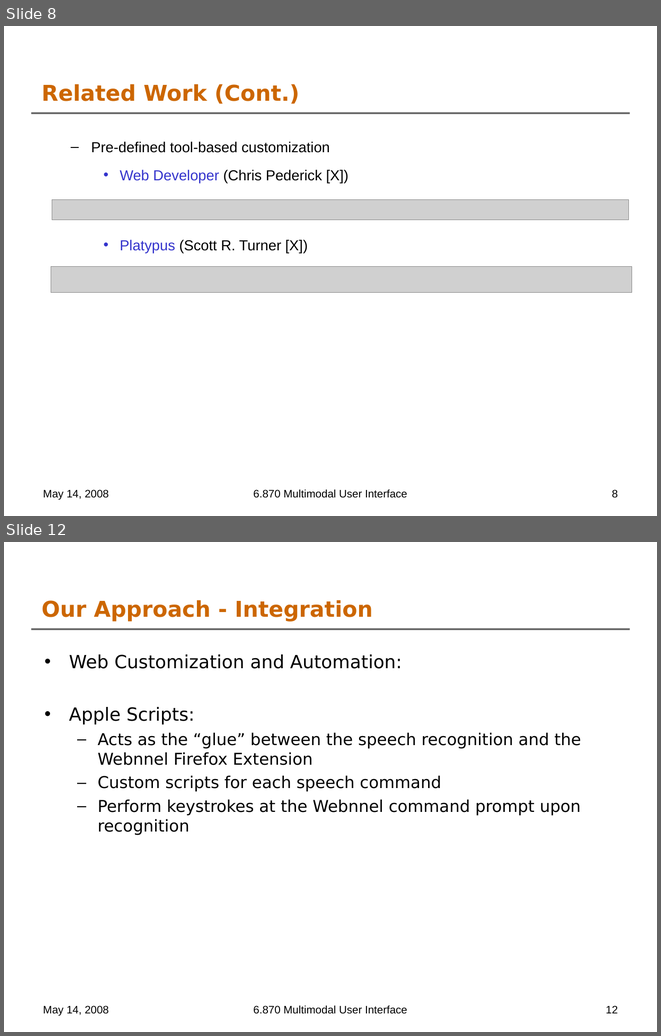
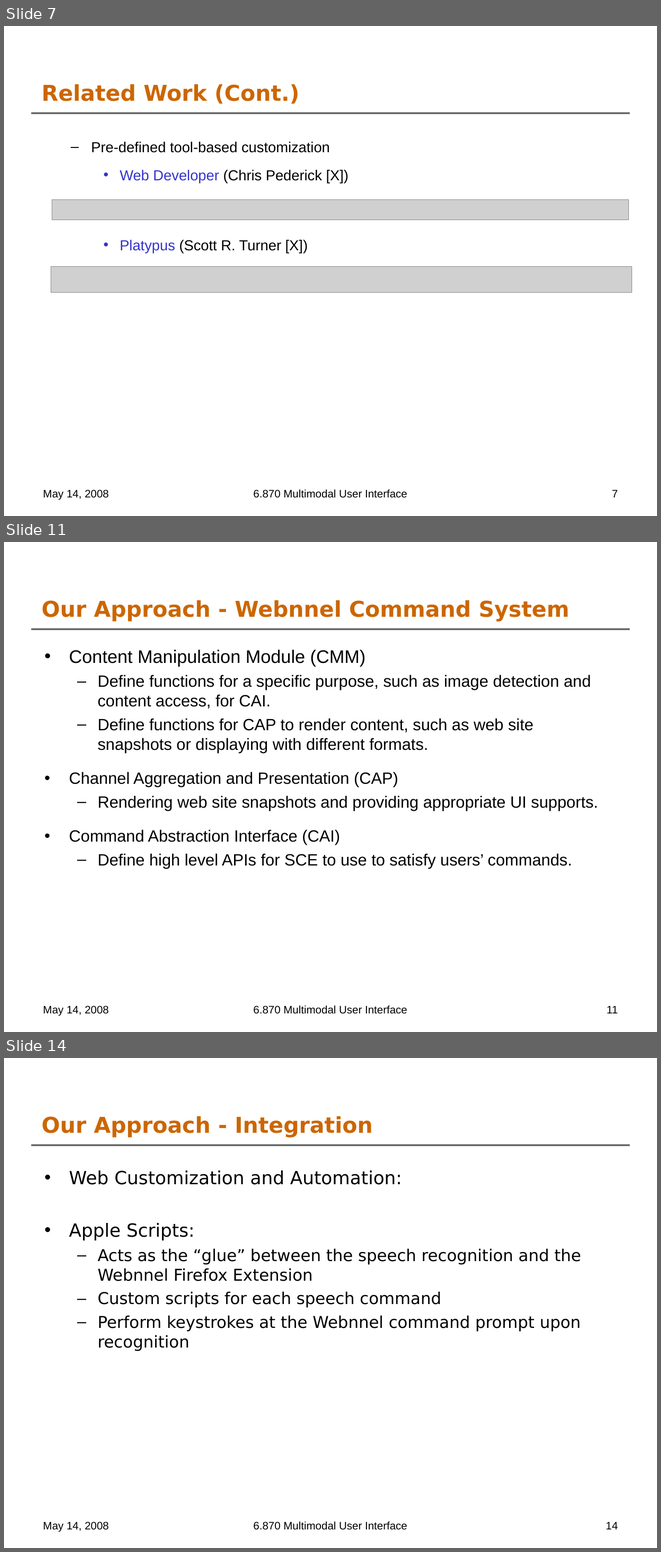
Before and after one commit to oshanis/webnnel, a slide deck: docs/6.870 Final Project Presentation.ppt. Shown one above the other, each under a label of ours: slides 8 and 12 before the commit, slides 7, 11 and 14 after it; the slides between them are not shown. The pictures are 661x1036 and 661x1552 pixels, drawn with LibreOffice and Linux fonts; fonts in the diff are those of the drawing; grey boxes stand for pictures; background and template pictures are left out. Boxes give left, top, right and bottom in pixels: in the first picture for what was removed or moved away, otherwise in the second. Text is boxed around its words. In the diff, an @@ line names an element or a change of style, - is before the commit and + after.

```diff
--- a/docs/6.870 Final Project Presentation.ppt
+++ b/docs/6.870 Final Project Presentation.ppt
@@ slide 11 added at (4, 542, 657, 1032), background #FFFFFF; not listed: 1 template element that a slide beside it also shows @@
@@ title added at (42, 600, 570, 622), 24 pt, text #CC6600, bold @@
+Our Approach - Webnnel Command System
@@ text added at (69, 650, 598, 868), 18 pt, text #000000 @@
+• Content Manipulation Module (CMM)
+  – Define functions for a specific purpose, such as image detection and content access, for CAI.
+  – Define functions for CAP to render content, such as web site snapshots or displaying with different formats.
+• Channel Aggregation and Presentation (CAP)
+  – Rendering web site snapshots and providing appropriate UI supports.
+• Command Abstraction Interface (CAI)
+  – Define high level APIs for SCE to use to satisfy users’ commands.
@@ text added at (43, 1005, 109, 1016), 12 pt, text #000000 @@
+May 14, 2008
@@ text added at (253, 1005, 407, 1014), 12 pt, text #000000 @@
+6.870 Multimodal User Interface
@@ page number added at (607, 1006, 618, 1013), 12 pt, text #000000 @@
+11
@@ what was slide 8 is now slide 7 @@
@@ page number at (612, 490, 618, 497): text changed @@
-8
+7
@@ what was slide 12 is now slide 14 @@
@@ page number at (606, 1522, 618, 1529): text changed @@
-12
+14
```
Also in this commit, not shown: 10 slides changed, 2 other slides added.
